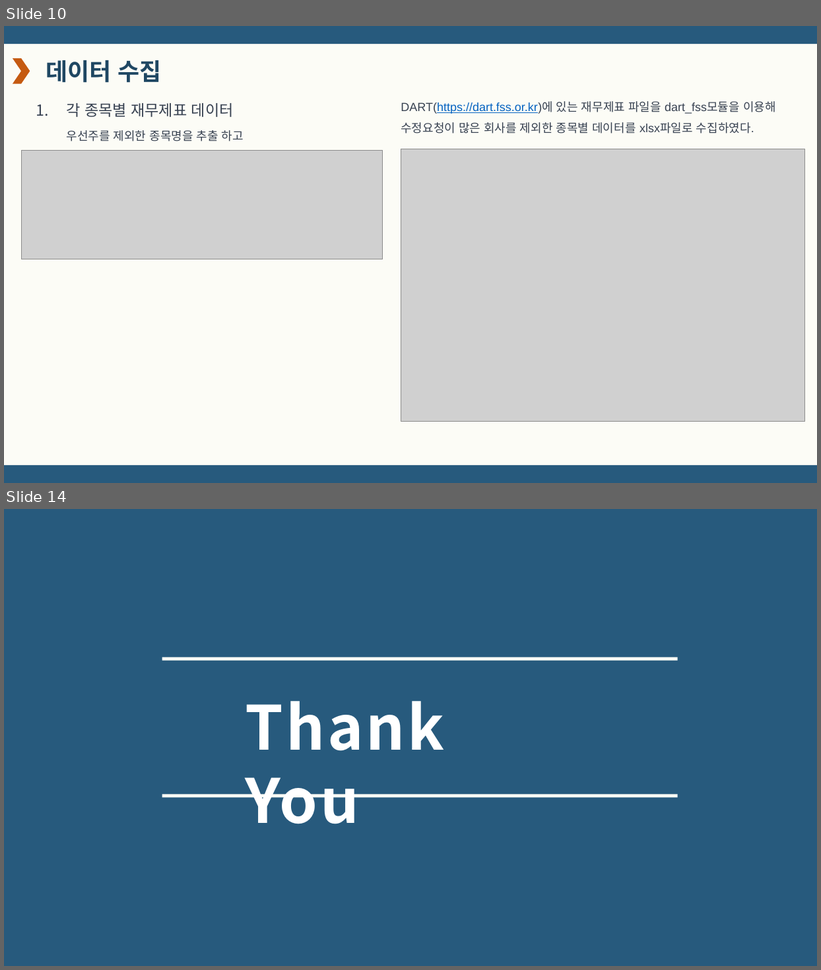
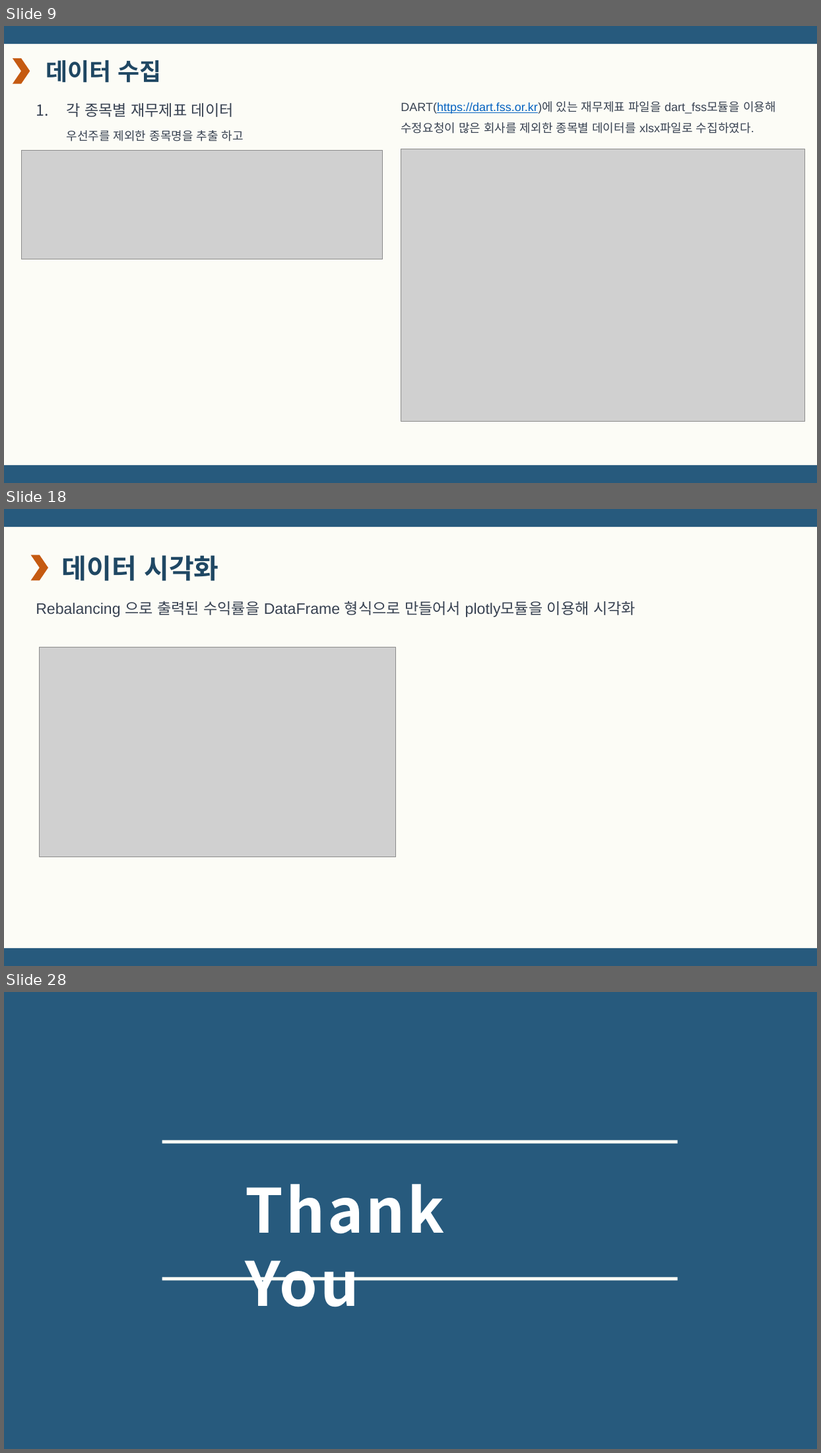
Before and after one commit to doyeon0139/Study, a slide deck: A_project/A조 마법의 공식 뾰로롱.pptx. Shown one above the other, each under a label of ours: slides 10 and 14 before the commit, slides 9, 18 and 28 after it; the slides between them are not shown. The pictures are 821x970 and 821x1453 pixels, drawn with LibreOffice and Linux fonts; fonts in the diff are those of the drawing; grey boxes stand for pictures. Boxes give left, top, right and bottom in pixels: in the first picture for what was removed or moved away, otherwise in the second. Text is boxed around its words. In the diff, an @@ line names an element or a change of style, - is before the commit and + after.

```diff
--- a/A_project/A조 마법의 공식 뾰로롱.pptx
+++ b/A_project/A조 마법의 공식 뾰로롱.pptx
@@ slide 18 added at bbox=[4, 509, 817, 966], background #FCFCF6 @@
@@ rectangle added at bbox=[4, 509, 817, 527], fill #275A7D @@
@@ chevron added at bbox=[31, 555, 48, 580], fill #C55A11 @@
@@ text added at bbox=[62, 555, 218, 581], 32 pt, text #1F4763, bold @@
+데이터 시각화
@@ text added at bbox=[36, 601, 636, 617], 18 pt, text #374151 @@
+Rebalancing 으로 출력된 수익률을 DataFrame 형식으로 만들어서 plotly모듈을 이용해 시각화
@@ picture added at bbox=[40, 648, 395, 857] @@
@@ rectangle added at bbox=[4, 949, 817, 966], fill #275A7D @@
@@ what was slide 10 is now slide 9 @@
@@ what was slide 14 is now slide 28 @@
```
Also in this commit, not shown: 7 slides changed, 16 other slides added, 3 slides removed, 6 other files.
